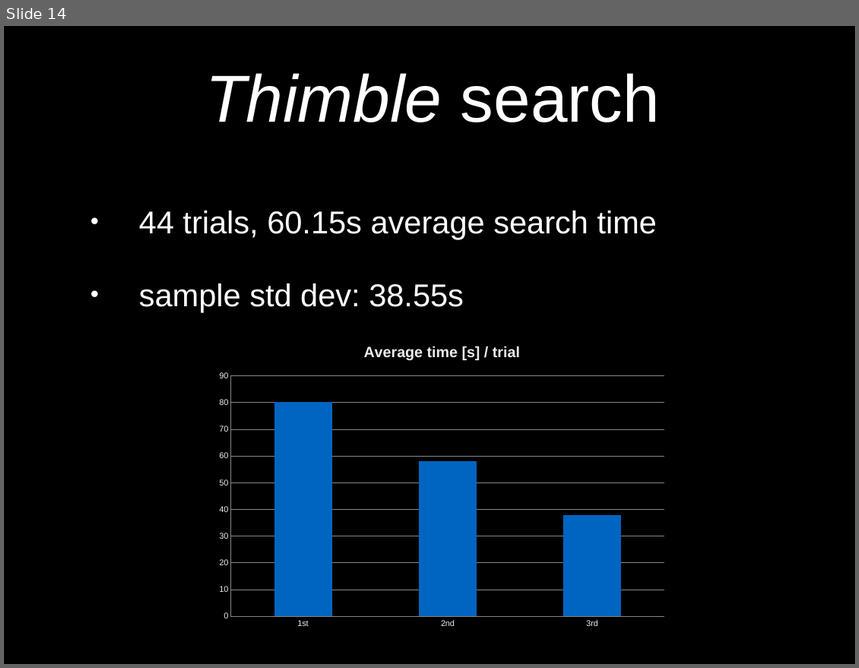
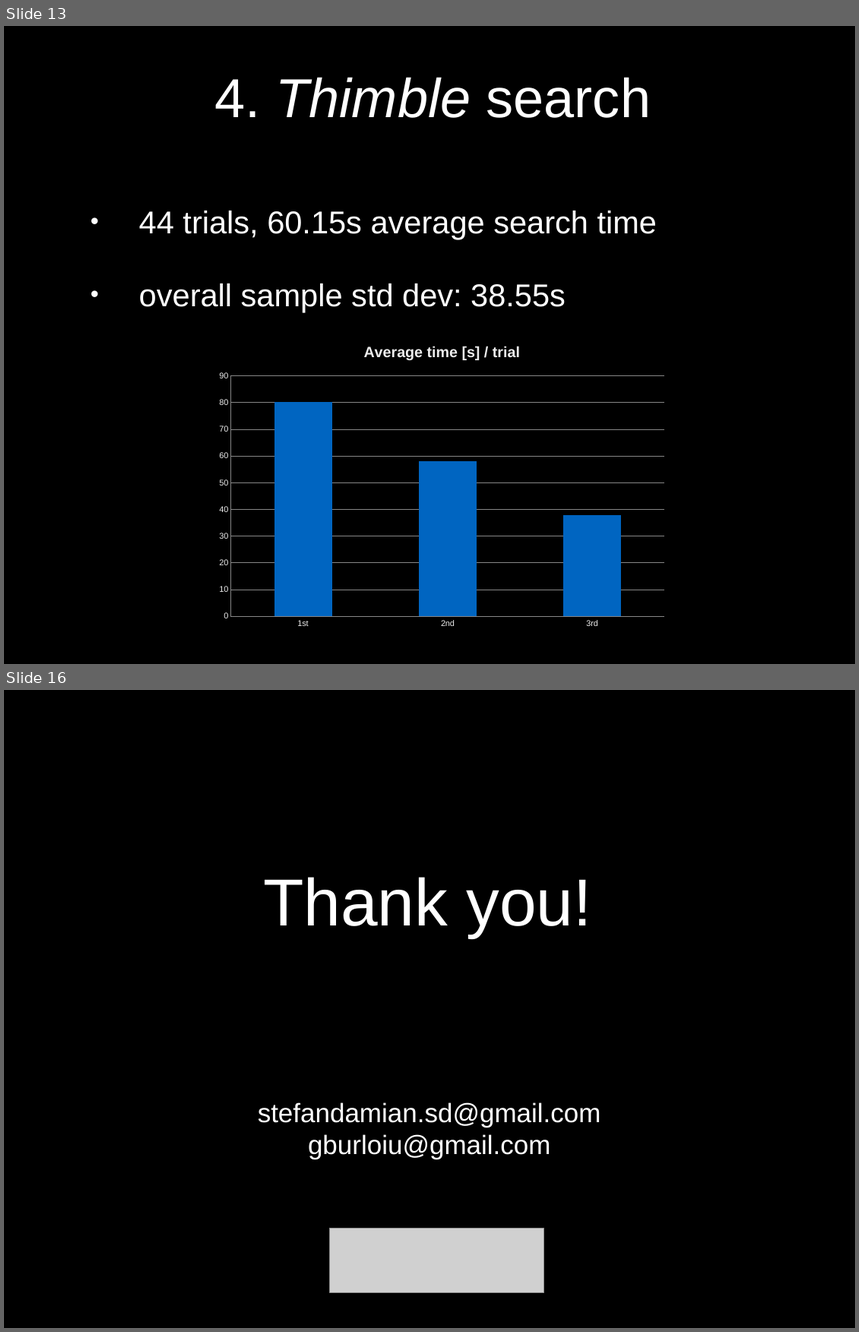
Before and after one commit to RVirmoors/viconOSC, a slide deck: _am/_ppt/amostly-grig.pptx. Shown one above the other, each under a label of ours: slide 14 before the commit, slides 13 and 16 after it; the slides between them are not shown. The pictures are 859x668 and 859x1332 pixels, drawn with LibreOffice and Linux fonts; fonts in the diff are those of the drawing; grey boxes stand for pictures. Boxes give left, top, right and bottom in pixels: in the first picture for what was removed or moved away, otherwise in the second. Text is boxed around its words. In the diff, an @@ line names an element or a change of style, - is before the commit and + after.

```diff
--- a/_am/_ppt/amostly-grig.pptx
+++ b/_am/_ppt/amostly-grig.pptx
@@ slide 16 added at box(4, 690, 855, 1328), background #000000 @@
@@ title added at box(263, 877, 592, 938), 80 pt, text #FFFFFF @@
+Thank you!
@@ text added at box(258, 1103, 601, 1160), 32 pt, text #FFFFFF @@
+stefandamian.sd@gmail.com
+gburloiu@gmail.com
@@ picture added at box(329, 1229, 544, 1293) @@
@@ what was slide 14 is now slide 13 @@
@@ slide 13 changed as well @@
@@ title at box(215, 77, 652, 118): text changed; size 80 to 66 pt; italic off @@
-Thimble search
+4. Thimble search
@@ text at box(139, 284, 566, 313): text changed @@
-• sample std dev: 38.55s
+• overall sample std dev: 38.55s
```
Also in this commit, not shown: 7 other slides changed, 7 other slides added, 7 slides removed, 1 other file.
